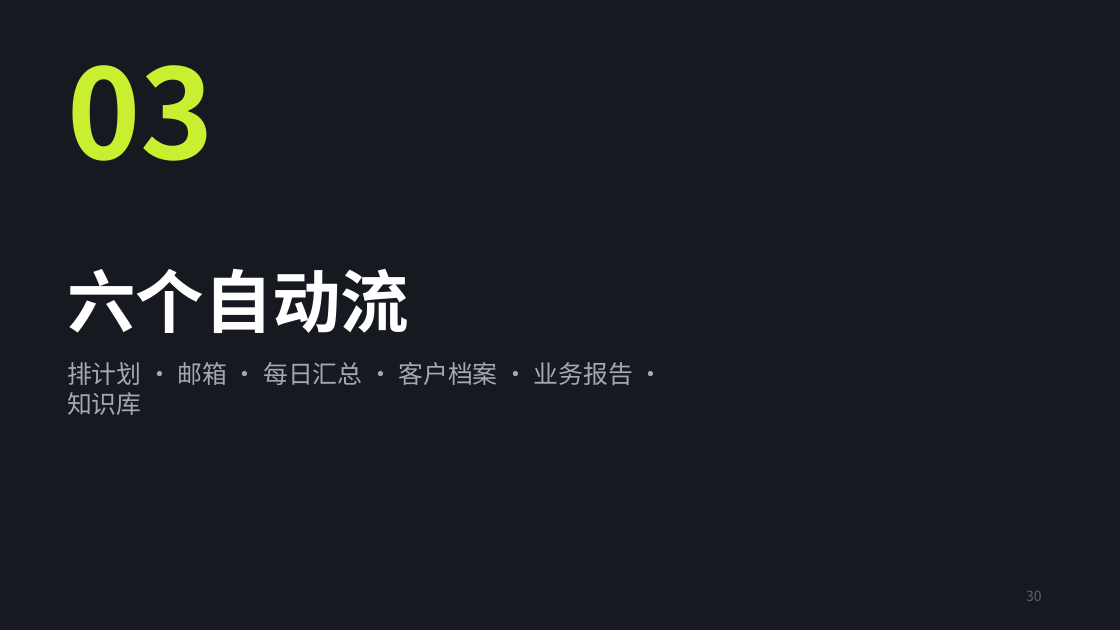
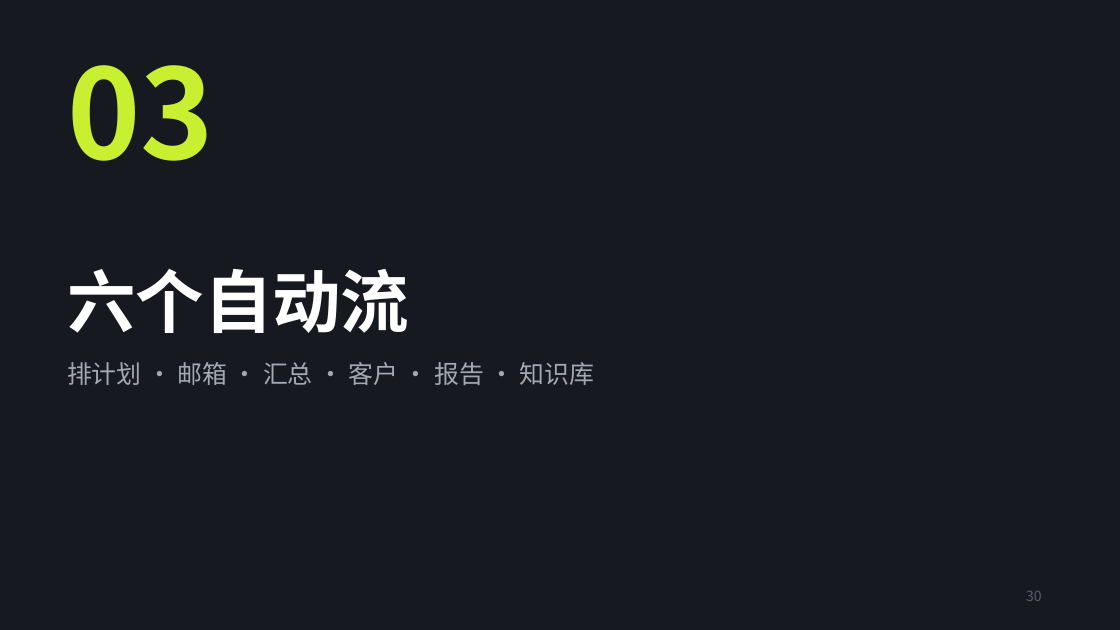
Before and after one commit to freyhuang-11/thinknova-memory, a slide deck: slide 30 of courses/小生意实用课/AI实用课_Codex提效.pptx. Drawn at 1120x630 pixels with LibreOffice and Linux fonts; fonts in the diff are those of the drawing. Boxes give left, top, right and bottom in pixels: in the first picture for what was removed or moved away, otherwise in the second. Text is boxed around its words. In the diff, an @@ line names an element or a change of style, - is before the commit and + after.

```diff
--- a/courses/小生意实用课/AI实用课_Codex提效.pptx
+++ b/courses/小生意实用课/AI实用课_Codex提效.pptx
@@ text at <box>67,362,594,385</box>: text changed @@
-排计划 · 邮箱 · 每日汇总 · 客户档案 · 业务报告 · 知识库
+排计划 · 邮箱 · 汇总 · 客户 · 报告 · 知识库
```
Also in this commit, not shown: 22 other slides changed, 3 other files.
